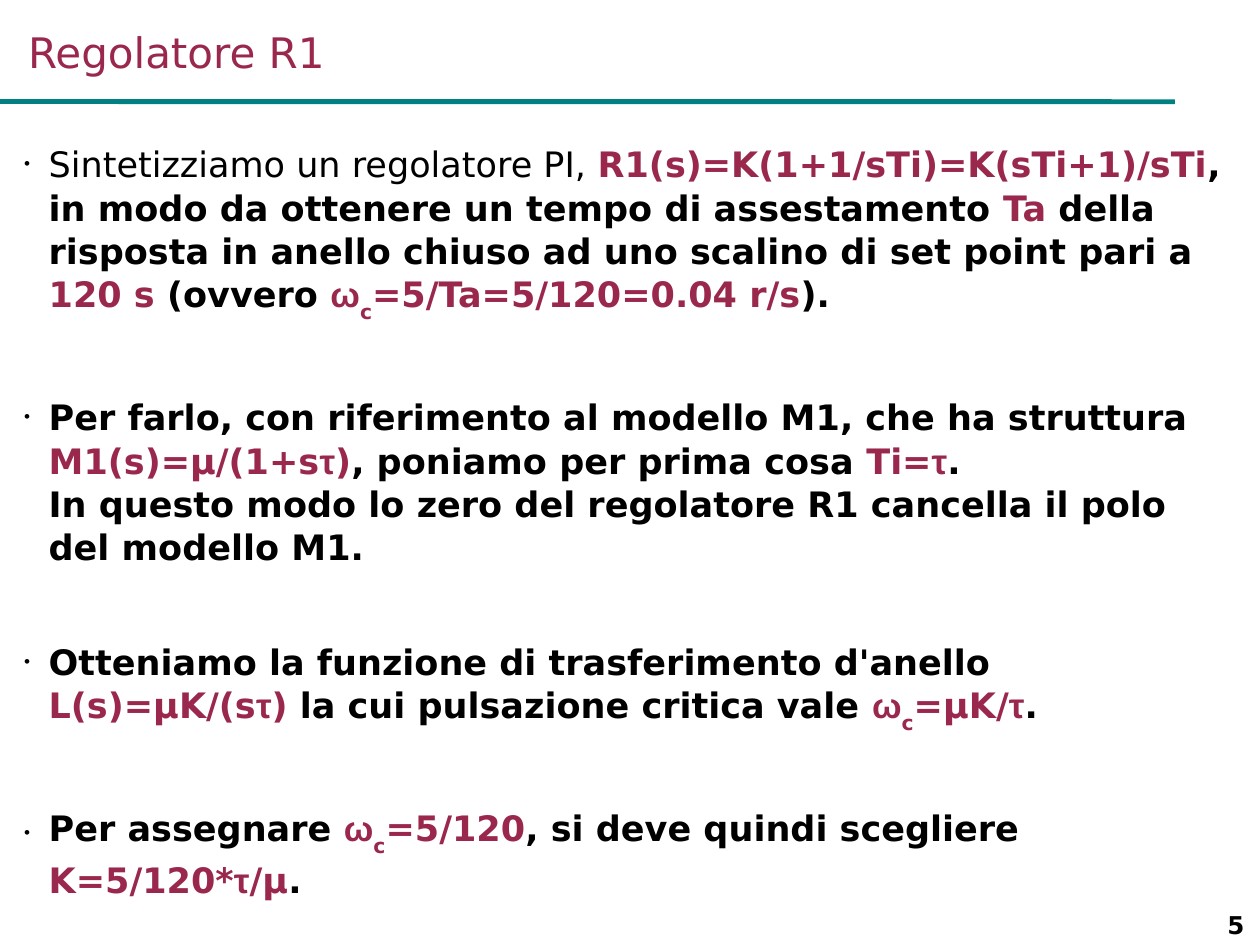
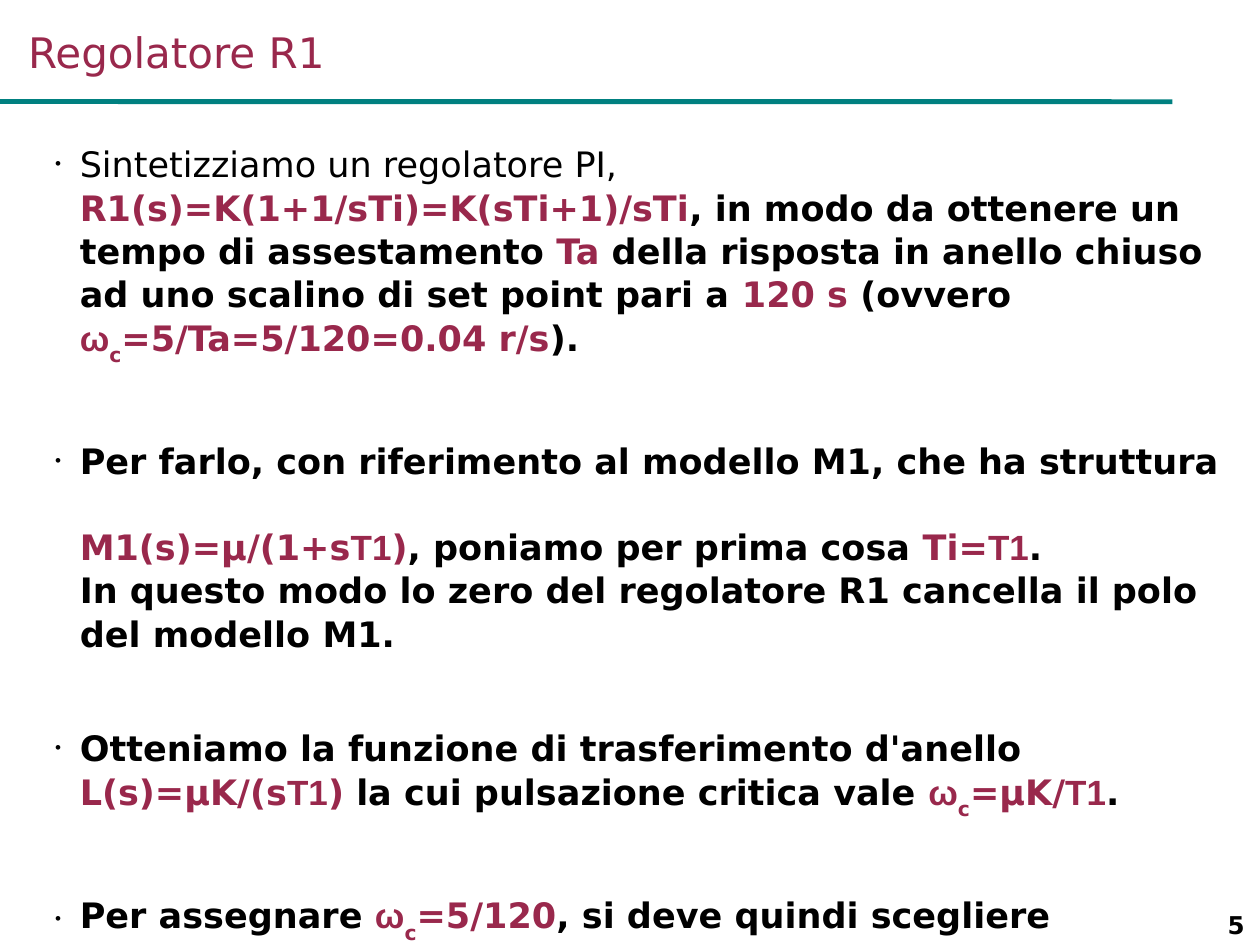
Before and after one commit to looms-polimi/FdA_Lab, a slide deck: slide 5 of FdA_courseware/FdA_Lab2.ppt. Drawn at 1260x945 pixels with LibreOffice and Linux fonts; fonts in the diff are those of the drawing; background and template pictures are left out. Boxes give left, top, right and bottom in pixels: in the first picture for what was removed or moved away, otherwise in the second. Text is boxed around its words. In the diff, an @@ line names an element or a change of style, - is before the commit and + after.

```diff
--- a/FdA_courseware/FdA_Lab2.ppt
+++ b/FdA_courseware/FdA_Lab2.ppt
@@ text "Sintetizziamo un regolatore PI, R1(s)=K(1+1/sTi)=K(sTi+1)/sT ...": place and size @@
-text "Sintetizziamo un regolatore PI, R1(s)=K(1+1/sTi)=K(sTi+1)/sT ..." at (49,150,1221,901)
+text "Sintetizziamo un regolatore PI, R1(s)=K(1+1/sTi)=K(sTi+1)/sT ..." at (80,150,1218,936)
@@ text at (80,150,1203,356): indent changed @@
@@ text at (80,447,1218,936): text changed @@
-• Per farlo, con riferimento al modello M1, che ha struttura
-  M1(s)=μ/(1+sτ), poniamo per prima cosa Ti=τ.
-  In questo modo lo zero del regolatore R1 cancella il polo del modello M1.
-• Otteniamo la funzione di trasferimento d'anello L(s)=μK/(sτ) la cui pulsazione critica vale ωc=μK/τ.
-• Per assegnare ωc=5/120, si deve quindi scegliere K=5/120*τ/μ.
+• Per farlo, con riferimento al modello M1, che ha struttura
+  M1(s)=μ/(1+sΤ1), poniamo per prima cosa Ti=Τ1.
+  In questo modo lo zero del regolatore R1 cancella il polo del modello M1.
+• Otteniamo la funzione di trasferimento d'anello L(s)=μK/(sΤ1) la cui pulsazione critica vale ωc=μK/Τ1.
+• Per assegnare ωc=5/120, si deve quindi scegliere K=5/120*Τ1/μ.
```
Also in this commit, not shown: 15 other slides changed, 10 slides added, 1 slide removed, 1 other file.
